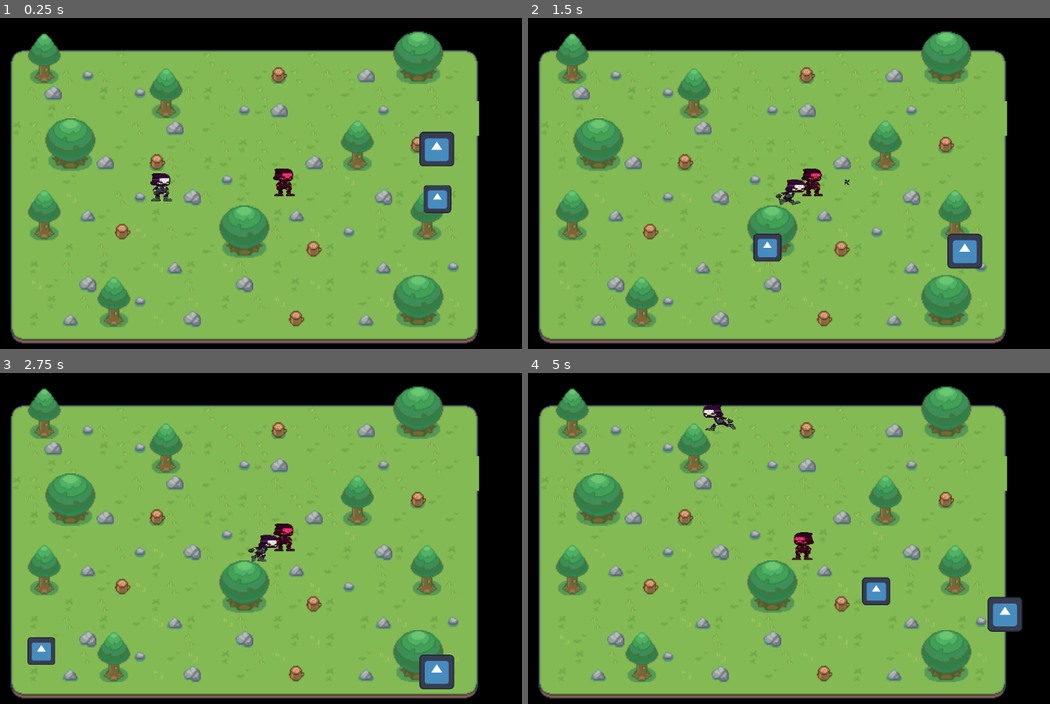
Above: before the commit, frames 1-4 (two rows, left to right).
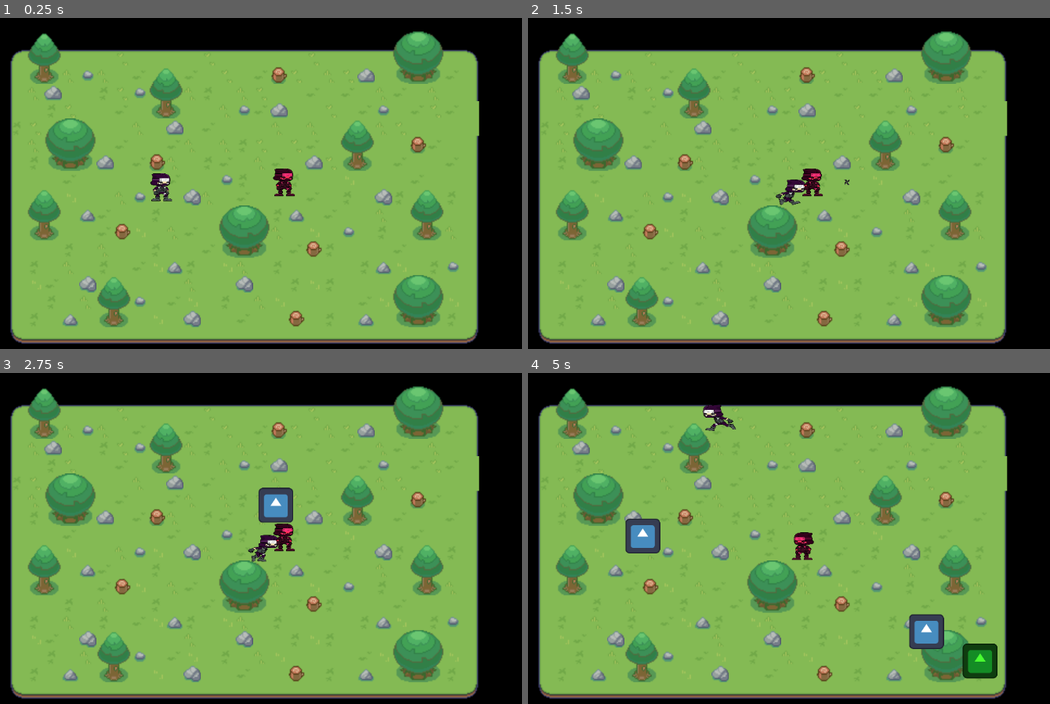
Above: after the commit, the same moments.

Repository: CISC204-S26/final-project-team-6
Game: Godot game, scene res://Scenes/Level1.tscn
The game is run twice, just before and just after one commit, with the same random seed, the same clock (stepped at 60 frames per second) and the same inputs. The engine's default icon, where the game draws it, is replaced by a stand-in: a white triangle on a blue panel in a dark square.
Inputs:
- Up to frame 1 (0.25 s): no input
- Up to frame 2 (1.5 s): hold D (move_right) 0.53-1.28 s; tap Q (Katana) at 0.6 s; hold S (move_down) from 1.28 s (still down); tap O (Shuriken) at 1.35 s
- Up to frame 3 (2.75 s): release S (move_down) at 2.03 s; hold D (move_right) from 2.03 s (still down); tap Space (p1_interact) at 2.1 s
- Up to frame 4 (5 s): release D (move_right) at 2.78 s; hold W (move_up) 2.78-3.53 s; tap K (p2_down) at 2.85 s; hold A (move_left) from 3.53 s (still down); tap U (p2_interact) at 3.6 s; tap J (p2_left) at 4.35 s

The runs differ from the first frame. In frame 1, 1.2% of the frame differs, in the area x 80-88%, y 34-60%; in frame 2, 1.2%; in frame 3, 1.9%; in frame 4, 3.3%, in the area x 18-95%, y 43-93%.

Commit message:
Level 1 Complete
Level 1 is now fully functional, spawning a wave of enemies, and changes the scene to level 2 a few seconds after completing level 1. Also changed the damage values of the katana and shuriken to 2

Diff:
--- a/final_project_all_together_now/Scenes/Enemy2.tscn
+++ b/final_project_all_together_now/Scenes/Enemy2.tscn
@@ -7,6 +7,8 @@
 size = Vector2(138, 137)
 
 [node name="Enemy2" type="Sprite2D" unique_id=1480797456]
+modulate = Color(0.2901961, 1, 0.19215687, 1)
+scale = Vector2(0.5, 0.5)
 texture = ExtResource("1_kj30m")
 script = ExtResource("2_jcd86")
 
--- a/final_project_all_together_now/Scenes/Level1.tscn
+++ b/final_project_all_together_now/Scenes/Level1.tscn
@@ -1,6 +1,7 @@
 [gd_scene format=4 uid="uid://do7oka5m4iobj"]
 
 [ext_resource type="Texture2D" uid="uid://buml2jw0mdmbe" path="res://Assets/TileMap2.2.0.png" id="1_jghel"]
+[ext_resource type="Script" uid="uid://bv8s3oo70faxf" path="res://Scripts/level_1.gd" id="1_t3or0"]
 [ext_resource type="PackedScene" uid="uid://cab6ui4gxt301" path="res://Scenes/Player1.tscn" id="2_slnnj"]
 [ext_resource type="PackedScene" uid="uid://wttuql64pwyv" path="res://Scenes/Player2.tscn" id="3_t3or0"]
 [ext_resource type="PackedScene" uid="uid://be8g3tmo1saps" path="res://Scenes/Enemy1.tscn" id="4_ysn8j"]
@@ -318,7 +319,8 @@
 
 [sub_resource type="WorldBoundaryShape2D" id="WorldBoundaryShape2D_slnnj"]
 
-[node name="Testing1" type="Node2D" unique_id=167903798]
+[node name="Level1" type="Node2D" unique_id=167903798]
+script = ExtResource("1_t3or0")
 
 [node name="Level1" type="Node2D" parent="." unique_id=1848518747]
 
@@ -395,12 +397,13 @@
 scale = Vector2(1.4, 1.4)
 
 [node name="Enemy1" parent="." unique_id=1349215165 instance=ExtResource("4_ysn8j")]
+visible = false
 position = Vector2(783, 336)
 scale = Vector2(0.4, 0.4)
 
 [node name="Enemy2" parent="." unique_id=1480797456 instance=ExtResource("6_t3or0")]
+visible = false
 position = Vector2(926, 204)
-scale = Vector2(0.5, 0.5)
 
 [node name="LeftBorder" type="StaticBody2D" parent="." unique_id=2005911443]
 
--- a/final_project_all_together_now/Scenes/Level2.tscn
+++ b/final_project_all_together_now/Scenes/Level2.tscn
@@ -391,6 +391,14 @@
 offset_bottom = 206.47063
 color = Color(0, 0, 0, 1)
 
+[node name="ColorRect2" type="ColorRect" parent="Node2D" unique_id=1691407210]
+z_index = -1
+offset_left = -128.23529
+offset_top = -120.58823
+offset_right = 445.29413
+offset_bottom = 133.52943
+color = Color(0.24313726, 0.73333335, 0.92156863, 1)
+
 [node name="LeftBorder" type="StaticBody2D" parent="." unique_id=2106374694]
 
 [node name="CollisionShape2D" type="CollisionShape2D" parent="LeftBorder" unique_id=970609621]
--- /dev/null
+++ b/final_project_all_together_now/Scripts/level_1.gd
@@ -0,0 +1,57 @@
+extends Node2D
+
+var enemy1 = preload("res://Scenes/Enemy1.tscn")
+var enemy2 = preload("res://Scenes/Enemy2.tscn")
+
+# Spawn bounds
+@export var min_x = 150.0
+@export var max_x = 1000.0
+@export var min_y = 100.0
+@export var max_y = 550.0
+
+var total_enemies = 10
+var enemies_spawned = 0
+var spawn_interval = 15.0 / 10  # 15 seconds / 10 enemies = 1.5s between each
+var enemies_remaining = 0
+
+var spawn_timer: Timer
+
+func _ready() -> void:
+	spawn_timer = Timer.new()
+	add_child(spawn_timer)
+	spawn_timer.wait_time = spawn_interval
+	spawn_timer.timeout.connect(_on_spawn_timer_timeout)
+	spawn_timer.start()
+
+func _on_spawn_timer_timeout() -> void:
+	if enemies_spawned >= total_enemies:
+		spawn_timer.stop()
+		return
+
+	# Alternate between enemy1 and enemy2
+	var scene = enemy1 if enemies_spawned % 2 == 0 else enemy2
+	spawn_enemy(scene)
+	enemies_spawned += 1
+	enemies_remaining += 1
+
+func spawn_enemy(scene) -> void:
+	var enemy = scene.instantiate()
+	# Randomly pick a side to spawn from (left or right)
+	var side = randi() % 2
+	if side == 0:
+		enemy.position = Vector2(min_x, randf_range(min_y, max_y))
+	else:
+		enemy.position = Vector2(max_x, randf_range(min_y, max_y))
+	enemy.tree_exited.connect(_on_enemy_died)
+	add_child(enemy)
+
+func _on_enemy_died() -> void:
+	enemies_remaining -= 1
+	print("Enemy died, remaining: ", enemies_remaining)
+	if enemies_spawned >= total_enemies and enemies_remaining <= 0:
+		wave_complete()
+
+func wave_complete() -> void:
+	print("Wave complete! Next level in 5 seconds...")
+	await get_tree().create_timer(5.0).timeout
+	get_tree().change_scene_to_file("res://Scenes/Level2.tscn")
--- a/final_project_all_together_now/katana.gd
+++ b/final_project_all_together_now/katana.gd
@@ -1,6 +1,6 @@
 extends Node2D
 var direction = Vector2(0, 0)
-var damage = 3
+var damage = 2
 
 func _ready() -> void:
 	rotation = direction.angle()
Not shown, added: final_project_all_together_now/Scripts/level_1.gd.uid
